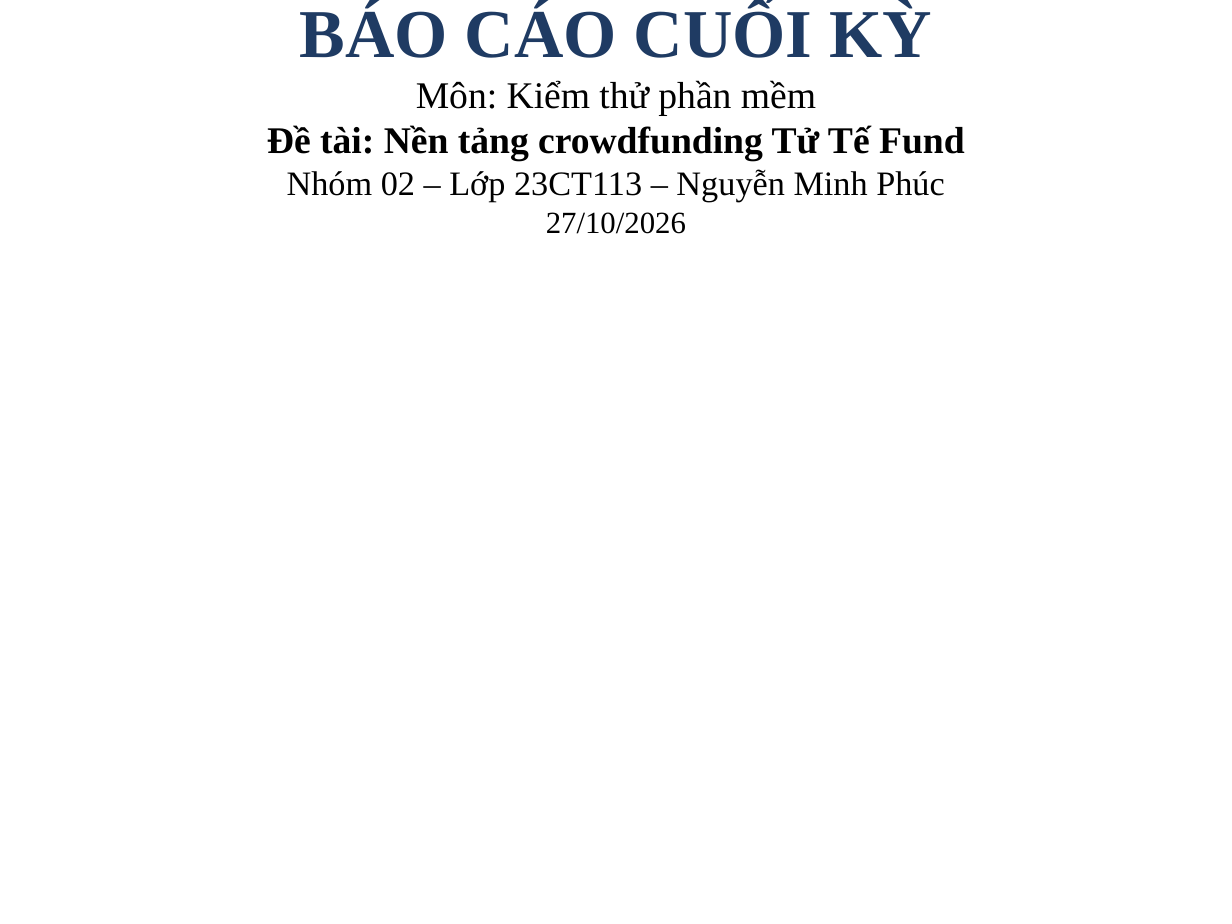
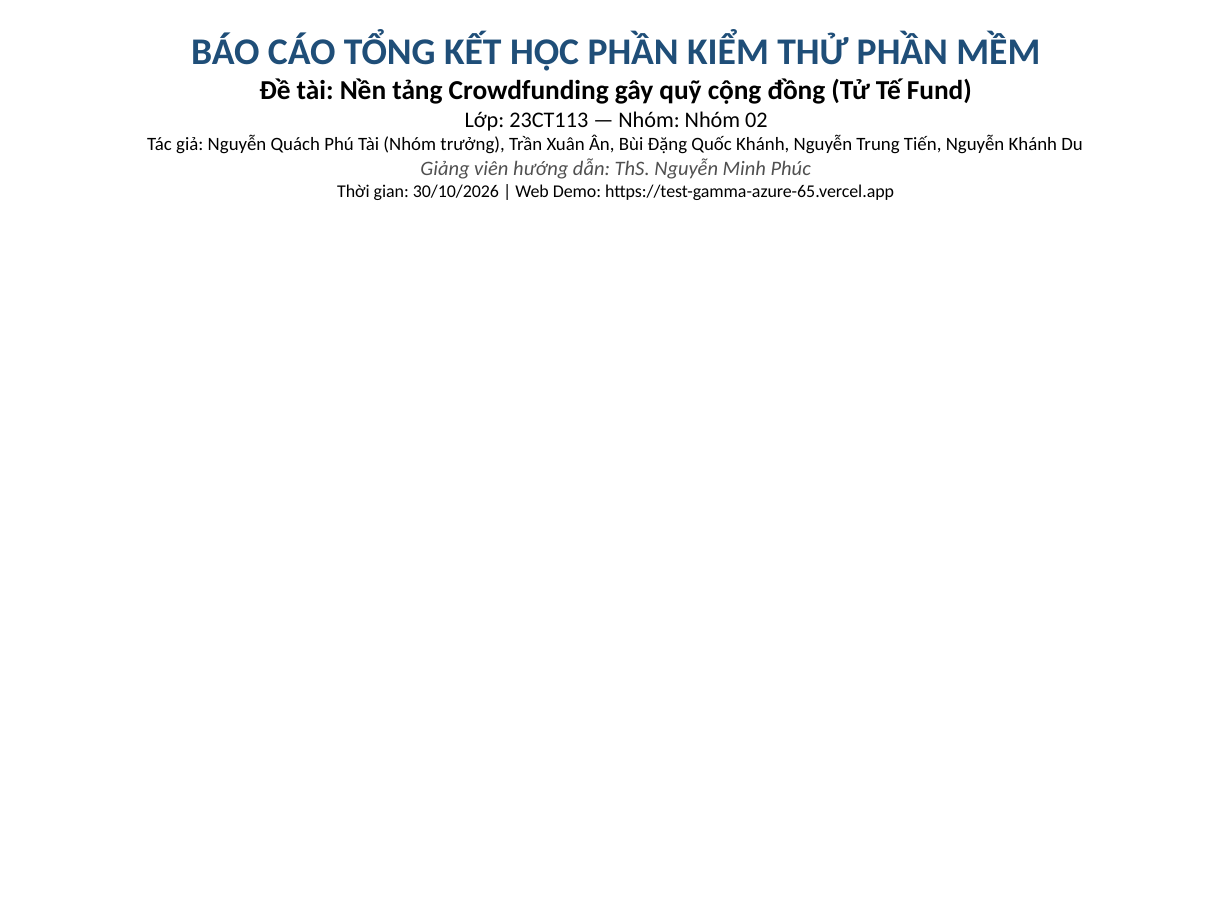
Before and after one commit to Escanor292/test, a slide deck: slide 1 of 23CT113_Nhom02_NenTangCrowdfunding(TuTeFund)/Word+ppt Báo Cáo/Ppt Báo cáo Nhóm 2 - 23CT113.pptx. Drawn at 1232x924 pixels with LibreOffice and Linux fonts; fonts in the diff are those of the drawing. Boxes give left, top, right and bottom in pixels: in the first picture for what was removed or moved away, otherwise in the second. Text is boxed around its words. In the diff, an @@ line names an element or a change of style, - is before the commit and + after.

Commit message:
docs(test): regenerate test documents + verify test accounts

```diff
--- a/23CT113_Nhom02_NenTangCrowdfunding(TuTeFund)/Word+ppt Báo Cáo/Ppt Báo cáo Nhóm 2 - 23CT113.pptx
+++ b/23CT113_Nhom02_NenTangCrowdfunding(TuTeFund)/Word+ppt Báo Cáo/Ppt Báo cáo Nhóm 2 - 23CT113.pptx
@@ title at <box>147,33,1082,200</box>: text changed; size 22 to 11 pt; font Times New Roman to Calibri @@
-BÁO CÁO CUỐI KỲ
-Môn: Kiểm thử phần mềm
-Đề tài: Nền tảng crowdfunding Tử Tế Fund
-Nhóm 02 – Lớp 23CT113 – Nguyễn Minh Phúc
-27/10/2026
+BÁO CÁO TỔNG KẾT HỌC PHẦN KIỂM THỬ PHẦN MỀM
+Đề tài: Nền tảng Crowdfunding gây quỹ cộng đồng (Tử Tế Fund)
+Lớp: 23CT113 — Nhóm: Nhóm 02
+Tác giả: Nguyễn Quách Phú Tài (Nhóm trưởng), Trần Xuân Ân, Bùi Đặng Quốc Khánh, Nguyễn Trung Tiến, Nguyễn Khánh Du
+Giảng viên hướng dẫn: ThS. Nguyễn Minh Phúc
+Thời gian: 30/10/2026 | Web Demo: https://test-gamma-azure-65.vercel.app
```
Also in this commit, not shown: 6 other slides changed, 35 other files.
